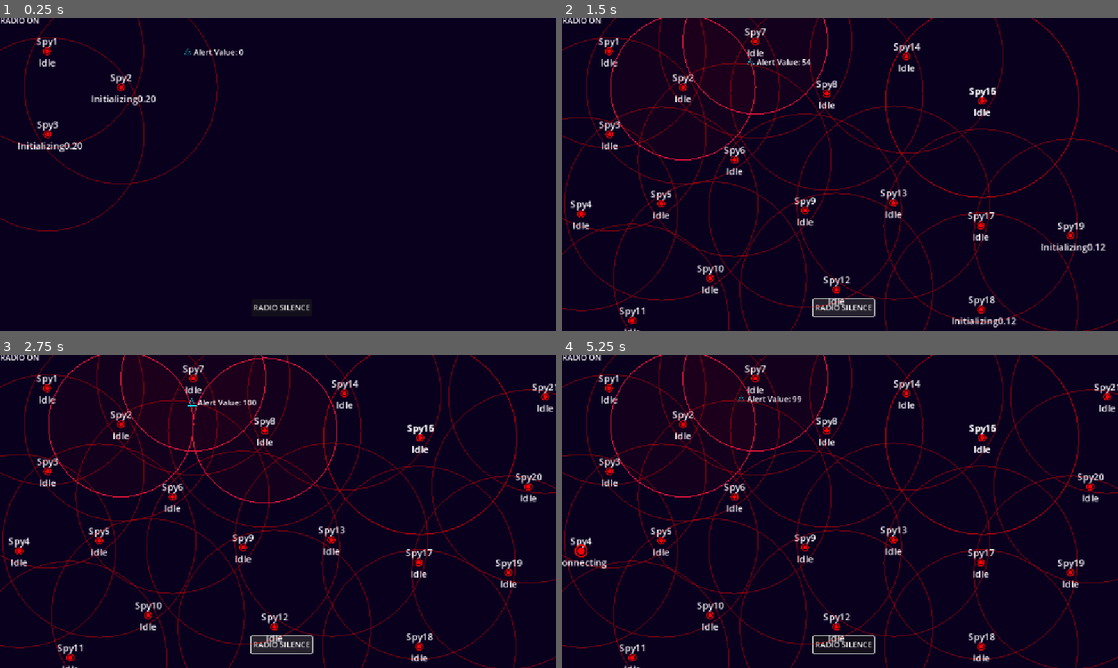
Above: before the commit, frames 1-4 (two rows, left to right).
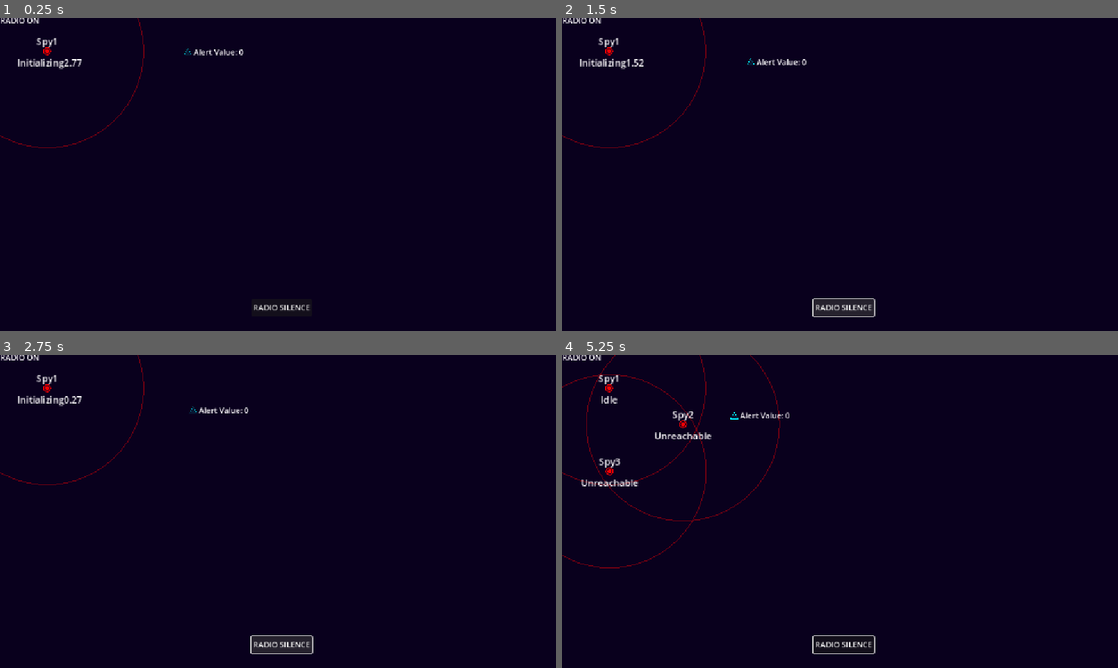
Above: after the commit, the same moments.

Repository: WoodAsh2501/radio-slience
Game: Godot game, scene res://scenes/level.tscn
Two runs of this game, one before a commit and one after it. Both use one fixed random seed, a clock stepped at 60 frames per second and the inputs below.
Inputs (mouse positions are in pixels of both pictures, inside the frame that each line leads up to):
- Up to frame 1 (0.25 s): no input
- Up to frame 2 (1.5 s): click "RADIO SILENCE" at 0.5 s; click "RADIO SILENCE" at 1.25 s
- Up to frame 3 (2.75 s): click "RADIO SILENCE" at 2 s
- Up to frame 4 (5.25 s): move the mouse to (606, 386) at 2.77 s; hold Space (Silencing) 2.78-3.53 s; click (606, 386) at 2.92 s; tap Enter at 3.5, 5 s; move the mouse to (684, 423) at 3.52 s; tap Space (Silencing) at 3.6, 4.25, 5.1 s; click (684, 423) at 3.67 s; move the mouse to (612, 470) at 4.27 s; hold Space (Silencing) 4.28-5.03 s; click (612, 470) at 4.42 s; move the mouse to (578, 549) at 5.02 s; click (578, 549) at 5.17 s

The runs differ from the first frame. In frame 1, 1.2% of the frame differs, in the area x 0-40%, y 0-69%; in frame 2, 7.1%; in frame 3, 7.8%, in the area x 0-100%, y 0-100%; in frame 4, 7.2%.
Error after the commit: Invalid access to property or key 'connections' on a base object of type 'Nil'. (res://scripts/managers/connection_manager.gd:27)

Commit message:
✨ feat(spy): add unreachable state, fix mouse interaction

Diff:
--- a/scenes/level.tscn
+++ b/scenes/level.tscn
@@ -32,7 +32,7 @@
 [node name="Spys" type="Node" parent="."]
 script = ExtResource("3_t1rx8")
 
-[node name="Spy1" parent="Spys" groups=["VisibleSpys"] instance=ExtResource("4_t1rx8")]
+[node name="Spy1" parent="Spys" groups=["MasterSpys", "VisibleSpys"] instance=ExtResource("4_t1rx8")]
 position = Vector2(97, 68)
 scale = Vector2(1, 1)
 
@@ -200,6 +200,7 @@
 polygon = PackedVector2Array(156, 10, 50, 25, 19, 206, 84, 318, 312, 339, 486, 314, 437, 137, 477, 11, 299, 36)
 
 [connection signal="new_connection_established" from="ConnectionManager" to="SignalCenter" method="_on_connection_manager_new_connection_established"]
+[connection signal="connection_established" from="SignalCenter" to="Spys" method="_on_signal_center_connection_established"]
 [connection signal="connection_established" from="SignalCenter" to="Connections" method="_on_signal_center_connection_established"]
 [connection signal="map_section_unblocked" from="SignalCenter" to="MapSections" method="_on_signal_center_map_section_unblocked"]
 [connection signal="spy_manager_discovered" from="SignalCenter" to="Spys" method="_on_signal_center_spy_manager_discovered"]
--- a/scenes/spy.tscn
+++ b/scenes/spy.tscn
@@ -9,6 +9,7 @@
 [ext_resource type="Script" uid="uid://cirnxyahxxvh3" path="res://scripts/states/spy/invisible.gd" id="7_acoot"]
 [ext_resource type="Script" uid="uid://d25vp4vri0noi" path="res://scripts/states/spy/initializing.gd" id="8_g3acc"]
 [ext_resource type="Script" uid="uid://c1bem77avhnyp" path="res://scripts/states/spy/idle.gd" id="9_6jevy"]
+[ext_resource type="Script" uid="uid://bqi7isfswvk08" path="res://scripts/states/spy/unreachable.gd" id="10_8u3ya"]
 [ext_resource type="Script" uid="uid://cpw3u65ytdpjr" path="res://scripts/states/spy/hovering.gd" id="10_s68pl"]
 [ext_resource type="Script" uid="uid://co4ir6d1bak28" path="res://scripts/states/spy/connecting.gd" id="11_mex1u"]
 [ext_resource type="Script" uid="uid://ujukwuy8pi0o" path="res://scripts/states/spy/selected.gd" id="12_q2xvt"]
@@ -21,6 +22,8 @@
 
 [sub_resource type="CircleShape2D" id="CircleShape2D_1iwnv"]
 radius = 16.0
+
+[sub_resource type="CircleShape2D" id="CircleShape2D_1tjyl"]
 
 [sub_resource type="GDScript" id="GDScript_1tjyl"]
 script/source = "extends Label
@@ -63,6 +66,11 @@
 scale = Vector2(0.355556, 0.355556)
 texture = ExtResource("5_1r427")
 
+[node name="SpyBody" type="Area2D" parent="."]
+
+[node name="CollisionShape2D" type="CollisionShape2D" parent="SpyBody"]
+shape = SubResource("CircleShape2D_1tjyl")
+
 [node name="ConnectionLines" type="Node" parent="."]
 
 [node name="StateMachine" type="Node" parent="." node_paths=PackedStringArray("initial_state")]
@@ -78,6 +86,9 @@
 
 [node name="Idle" type="Node" parent="StateMachine"]
 script = ExtResource("9_6jevy")
+
+[node name="Unreachable" type="Node" parent="StateMachine"]
+script = ExtResource("10_8u3ya")
 
 [node name="Hovering" type="Node" parent="StateMachine"]
 script = ExtResource("10_s68pl")
--- a/scripts/game_objects/spy/spy.gd
+++ b/scripts/game_objects/spy/spy.gd
@@ -52,14 +52,15 @@
 			preview_line.points = [global_position, mouse_position]
 			connection_lines.add_child(preview_line)
 
+	# release mouse button
 	else:
 		if spy_status.is_connecting:
 			spy_status.is_connecting = false
-			state_machine.spy_switch_to("Idle")
+			state_machine.spy_switch_to_last_stable_state()
 
 			# emit_signal("building_connection_abandoned")
 		if state_machine.is_state("Selected"):
-			state_machine.spy_switch_to("Idle")
+			state_machine.spy_switch_to_last_stable_state()
 			emit_signal("building_connection_ended", self)
 			# print("Building connection ended between: ", self)
 		ConnectionUtils.clear_preview_line(connection_lines)
--- a/scripts/game_objects/spy/spy_node.gd
+++ b/scripts/game_objects/spy/spy_node.gd
@@ -13,11 +13,14 @@
 		emit_signal("mouse_still_inside")
 
 func hover_handler():
-	if not state_machine.is_state("Idle"):
+	if not state_machine.current_state_name in ["Idle", "Unreachable"]:
 		return
+	# TODO: check game_store is connecting
 	if Input.is_mouse_button_pressed(MOUSE_BUTTON_LEFT):
 		state_machine.spy_switch_to("Selected")
 	else:
+		if state_machine.last_stable_state_name == "Unreachable":
+			return
 		state_machine.spy_switch_to("Hovering")
 
 func _on_mouse_still_inside() -> void:
@@ -28,4 +31,4 @@
 
 func _on_mouse_exited() -> void:
 	if state_machine.get_state_name() in ["Hovering", "Selected"]:
-		state_machine.spy_switch_to("Idle")
+		state_machine.spy_switch_to_last_stable_state()
--- a/scripts/managers/spys_manager.gd
+++ b/scripts/managers/spys_manager.gd
@@ -6,17 +6,33 @@
 	for spy in spys:
 		var state_machine = spy.get_node("StateMachine")
 		state_machine.spy_switch_to("Invisible")
-		if spy.is_in_group("VisibleSpys") and state_machine.is_state("Invisible"):
+		if spy.is_in_group("MasterSpys") and state_machine.is_state("Invisible"):
 			state_machine.spy_switch_to("Initializing")
 
 func _process(_delta: float) -> void:
-	for spy in spys:
-		var state_machine = spy.get_node("StateMachine")
-		if spy.is_in_group("VisibleSpys") and state_machine.is_state("Invisible"):
-			state_machine.spy_switch_to("Initializing")
+	# for spy in spys:
+	# 	var state_machine = spy.get_node("StateMachine")
+	# 	if spy.is_in_group("VisibleSpys") and state_machine.is_state("Invisible"):
+	# 		state_machine.spy_switch_to("Initializing")
+	pass
 
 func _on_signal_center_spy_manager_discovered(_source_spy, target_spy) -> void:
-	if target_spy.is_in_group("InvisibleSpys"):
-		target_spy.get_node("StateMachine").spy_switch_to("Initializing")
-		target_spy.add_to_group("VisibleSpys")
-		target_spy.remove_from_group("InvisibleSpys")
+	show_spy(target_spy)
+
+func show_spy(spy):
+	# print(spy.spy_status.in_section)
+	if spy.is_in_group("InvisibleSpys") and spy.spy_status.in_section:
+		spy.get_node("StateMachine").spy_switch_to("Unreachable")
+		spy.add_to_group("VisibleSpys")
+		spy.remove_from_group("InvisibleSpys")
+
+func _on_signal_center_connection_established(start_node:Variant, end_node:Variant, _value) -> void:
+	employ_spy(start_node)
+	employ_spy(end_node)
+
+
+func employ_spy(spy):
+	print("Employing spy: ", spy.name)
+	var state_machine = spy.get_node("StateMachine")
+	if state_machine.is_state("Unreachable") and spy.connections:
+		state_machine.spy_switch_to("Initializing")
--- a/scripts/signal_center.gd
+++ b/scripts/signal_center.gd
@@ -1,4 +1,6 @@
 extends Node
+
+# TODO: using Instances to manage spys.
 
 signal create_enemy(enemy)
 signal remove_enemy(enemy)
@@ -11,12 +13,13 @@
 # signal building_connection_ended(spy)
 # signal building_connection_abandoned(spy)
 
-signal connection_established(start_node, end_node)
+signal connection_established(start_node, end_node, value)
 # signal connection_lost(start_node, end_node)
 
 signal spy_manager_discovered(spy)
 signal spy_manager_lost(spy)
 # signal spy_manager_fired(spy)
+
 signal map_section_unblocked(section)
 
 func _ready() -> void:
@@ -28,6 +31,7 @@
 	connect_enemy_patrol_signals(spys, enemies)
 	connect_connection_signals(connection_manager)
 	connect_spy_manager_signals(spys)
+
 
 func connect_signal(emitter, emitted_signal, callback_fn):
 	if not emitter.is_connected(emitted_signal, callback_fn):
@@ -57,7 +61,7 @@
 func connect_connection_signals(connection_manager):
 	connect_signal(connection_manager, "new_connection_established", _on_connection_manager_new_connection_established)
 
-func _on_connection_manager_new_connection_established(start_spy:Node, end_spy:Node, value:Variant) -> void:
+func _on_connection_manager_new_connection_established(start_spy: Node, end_spy: Node, value: Variant) -> void:
 	# print("New connection established between: ", start_spy, " and ", end_spy, " with value: ", value)
 	emit_signal("connection_established", start_spy, end_spy, value)
 
@@ -72,6 +76,7 @@
 	emit_signal("spy_manager_discovered", source_spy, target_spy)
 	# print("Spy Manager Discovered: ", source_spy, " Target: ", target_spy)
 
+# TODO: on spy lost
 func _on_spy_manager_lost(source_spy, target_spy):
 	# emit_signal("spy_manager_lost", source_spy, target_spy)
 	pass
--- a/scripts/states/spy/connecting.gd
+++ b/scripts/states/spy/connecting.gd
@@ -5,6 +5,6 @@
 	"scale": 1.7,
 	"label": "Connecting",
 	"pickable": true,
-	"detecting_spy": true,
-	"detecting_enemy": true,
+	"detecting_spy": "keep",
+	"detecting_enemy": "keep",
 }
--- a/scripts/states/spy/hovering.gd
+++ b/scripts/states/spy/hovering.gd
@@ -5,6 +5,6 @@
 	"scale": 1.5,
 	"label": "Hovering",
 	"pickable": true,
-	"detecting_spy": true,
-	"detecting_enemy": true,
+	"detecting_spy": "keep",
+	"detecting_enemy": "keep",
 }
--- a/scripts/states/spy/initializing.gd
+++ b/scripts/states/spy/initializing.gd
@@ -1,6 +1,7 @@
 extends State
 
 @onready var label = $"../../Label"
+@onready var spy = $"../../"
 
 var spy_state_status = {
 	"visible": true,
@@ -16,7 +17,7 @@
 func _init() -> void:
 	timer = Timer.new()
 	add_child(timer)
-	timer.wait_time = 0.2
+	timer.wait_time = 3
 	timer.one_shot = true
 	timer.connect("timeout", _on_timer_timeout)
 
@@ -29,4 +30,8 @@
 	label.text = "Initializing" + str("%0.2f" % timer.time_left)
 
 func _on_timer_timeout() -> void:
+	# if spy.is_in_group("MasterSpys"):
+		# state_machine.spy_switch_to("Idle")
+		# return
+	# state_machine.spy_switch_to("Unreachable")
 	state_machine.spy_switch_to("Idle")
--- a/scripts/states/spy/selected.gd
+++ b/scripts/states/spy/selected.gd
@@ -5,6 +5,6 @@
 	"scale": 1.0,
 	"label": "Selected",
 	"pickable": true,
-	"detecting_spy": true,
-	"detecting_enemy": true,
+	"detecting_spy": "keep",
+	"detecting_enemy": "keep",
 }
--- a/scripts/states/spy/spy_state_machine.gd
+++ b/scripts/states/spy/spy_state_machine.gd
@@ -6,7 +6,12 @@
 @onready var spy_detect_range = $"../SpyDetectRange"
 @onready var enemy_detect_range = $"../EnemyDetectRange"
 
+
+var last_stable_state_name: String
+
 func spy_switch_to(state_name: String, data: Dictionary = {}):
+	if state_name in ["Idle", "Unreachable"]:
+		last_stable_state_name = state_name
 	switch_to(state_name, data)
 	var state = get_state_by_name(state_name)
 	var state_status = (state.spy_state_status
@@ -20,9 +25,21 @@
 		"detecting_enemy": true,
 	})
 
-	spy_node.scale = state_status["scale"] * Vector2(1, 1)
-	lable.text = state_status["label"]
-	spy_node.set_pickable(state_status["pickable"])
-	spy_instance.visible = state_status["visible"]
-	spy_detect_range.monitoring = state_status["detecting_spy"]
-	enemy_detect_range.monitoring = state_status["detecting_enemy"]
+	spy_node.scale = set_status(state_status, "scale") * Vector2(1, 1)
+	lable.text = set_status(state_status, "label")
+	spy_node.set_pickable(set_status(state_status, "pickable"))
+	spy_instance.visible = set_status(state_status, "visible")
+	spy_detect_range.monitoring = set_status(state_status, "detecting_spy")
+	enemy_detect_range.monitoring = set_status(state_status, "detecting_enemy")
+
+func set_status(state_status, key):
+	var value = state_status[key]
+	if not value in ["keep"]:
+		return value
+
+	var last_stable_state = get_state_by_name(last_stable_state_name)
+	return last_stable_state.spy_state_status[key]
+
+func spy_switch_to_last_stable_state(data: Dictionary = {}):
+	# print(last_stable_state_name)
+	spy_switch_to(last_stable_state_name, data)
--- /dev/null
+++ b/scripts/states/spy/unreachable.gd
@@ -0,0 +1,10 @@
+extends State
+
+var spy_state_status = {
+	"visible": true,
+	"scale": 1.0,
+	"label": "Unreachable",
+	"pickable": false,
+	"detecting_spy": false,
+	"detecting_enemy": false,
+}
Not shown: 1 places in scenes/spy.tscn that only renumber resources
Not shown, added: scripts/states/spy/unreachable.gd.uid
